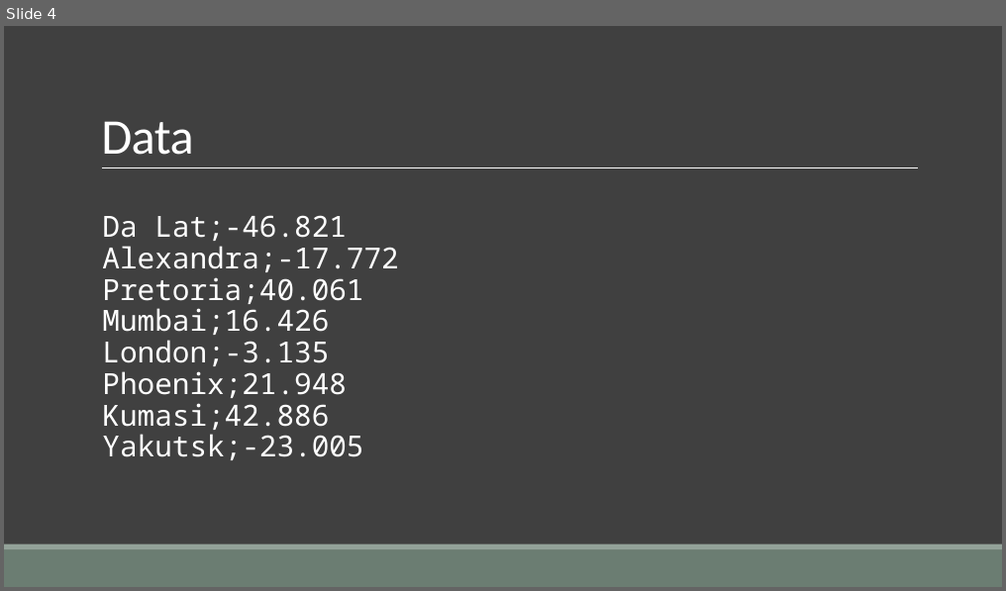
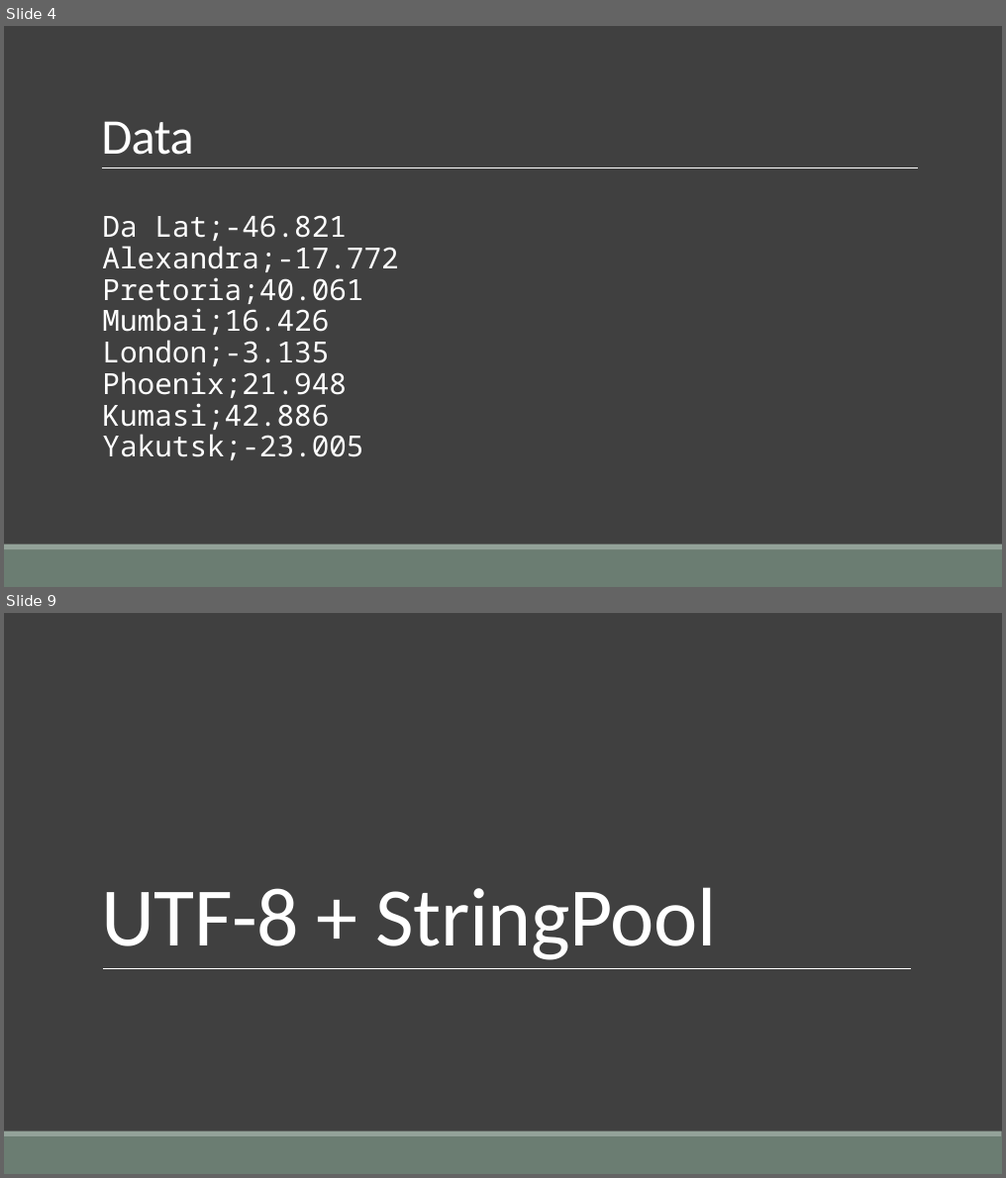
Before and after one commit to RendleLabs/HiPerfDotNetTalk, a slide deck: High Performance.pptx. Shown one above the other, each under a label of ours: slide 4 before the commit, slides 4 and 9 after it; the slides between them are not shown. The pictures are 1006x591 and 1006x1178 pixels, drawn with LibreOffice and Linux fonts; fonts in the diff are those of the drawing. Boxes give left, top, right and bottom in pixels: in the first picture for what was removed or moved away, otherwise in the second. Text is boxed around its words. In the diff, an @@ line names an element or a change of style, - is before the commit and + after.

```diff
--- a/High Performance.pptx
+++ b/High Performance.pptx
@@ slide 9 added at [4, 613, 1002, 1174], background #404040; not listed: 2 template elements that a slide beside it also shows @@
@@ title added at [101, 887, 717, 960], 80 pt, text #FFFFFF @@
+UTF-8 + StringPool
@@ line added from (103, 968) to (912, 968), #FFFFFF 0.5 pt @@
```
Also in this commit, not shown: 12 other slides added.
